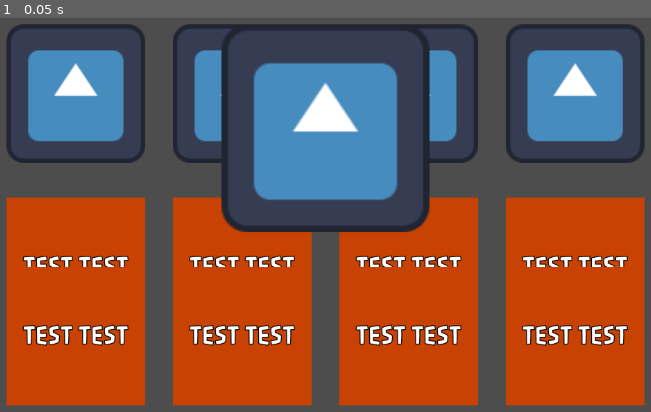
Above: before the commit, frame 1.
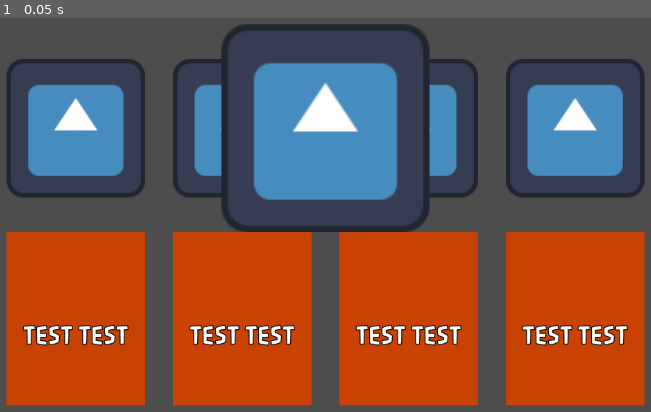
Above: after the commit, the same moment.

Repository: Saylopong/Capstone-UMGC
Game: Godot game, scene res://Scenes/Game_Manager/Game_Manager.tscn
Same seed, same stepped clock (60 frames per second), same inputs: the game is played once before the commit and once after it. Before the commit the project starts from res://Scenes/Main/main.tscn. The engine's default icon, where the game draws it, is replaced by a stand-in: a white triangle on a blue panel in a dark square.
Inputs:
- Up to frame 1 (0.05 s): no input

The runs differ from the first frame. In frame 1, 17% of the frame differs, in the area x 0-100%, y 1-64%.
Error in both runs: Compile Error: Identifier not found: Array (res://Scripts/ASL)

Commit message:
Prep for Meeting 7/5
Create task list, slightly adjust code naming convention to make more sense.

Add correct Label/TextureRects to arrays in ASL_Quiz_UI

Adjusted comments to correctly explain ASL_Quiz_UI func and variables.

Adjusted image buttons and meaning buttons in ASL_Quiz_UI to run answer_picked(String) with corresponding player selection.

added StaticBody2D to newspaper and Tree w/ CollisionShape2D.

Diff:
--- /dev/null
+++ b/Capstone Project/capstone-project/Resources/ASL_Data_Set/DataBase1/ASL_D1.tres
@@ -0,0 +1,8 @@
+[gd_resource type="Resource" script_class="ASLDataBase" format=3 uid="uid://ckmf8sehdvrjr"]
+
+[ext_resource type="Script" uid="uid://4qu5sso38pu" path="res://Scripts/Data Classes/ASLSign/ASLSign.gd" id="1_dbyis"]
+[ext_resource type="Script" uid="uid://fsgmrsjdqu8d" path="res://Scripts/Data Classes/ASLDataBase/ASLDataBase.gd" id="2_g7to5"]
+
+[resource]
+script = ExtResource("2_g7to5")
+metadata/_custom_type_script = "uid://fsgmrsjdqu8d"
--- /dev/null
+++ b/Capstone Project/capstone-project/Resources/ASL_Data_Set/DataBase1/ASL_Signs_D1/A_Sign.tres
@@ -0,0 +1,10 @@
+[gd_resource type="Resource" script_class="ASLSign" format=3 uid="uid://dquxn1i7rctr2"]
+
+[ext_resource type="Texture2D" uid="uid://p51t2s4q3k3j" path="res://Resources/ASL_Data_Set/DataBase1/ASL_Signs_D1/ASL_Images_D1/TEST_ASL_SIGN.jpg" id="1_1lr3v"]
+[ext_resource type="Script" uid="uid://4qu5sso38pu" path="res://Scripts/Data Classes/ASLSign/ASLSign.gd" id="2_38cvy"]
+
+[resource]
+script = ExtResource("2_38cvy")
+meaning = "A"
+image = ExtResource("1_1lr3v")
+metadata/_custom_type_script = "uid://4qu5sso38pu"
--- a/Capstone Project/capstone-project/Scenes/ASL_UI/ASL_Learning/ASL_Learning_UI.gd
+++ b/Capstone Project/capstone-project/Scenes/ASL_UI/ASL_Learning/ASL_Learning_UI.gd
@@ -2,6 +2,7 @@
 class_name ASL_Learning_UI
 
 #IMAGES
+#The image
 @onready var asl_images: Array[TextureRect] = [
 	$"MarginContainer/VBoxContainer/Image Container/ASL_Image",
 	$"MarginContainer/VBoxContainer/Image Container/ASL_Image2",
--- a/Capstone Project/capstone-project/Scenes/ASL_UI/ASL_Learning/asl_learning_ui.tscn
+++ b/Capstone Project/capstone-project/Scenes/ASL_UI/ASL_Learning/asl_learning_ui.tscn
@@ -27,7 +27,7 @@
 grow_horizontal = 2
 grow_vertical = 2
 theme_override_constants/margin_left = 25
-theme_override_constants/margin_top = 25
+theme_override_constants/margin_top = 75
 theme_override_constants/margin_right = 25
 theme_override_constants/margin_bottom = 25
 
--- a/Capstone Project/capstone-project/Scenes/ASL_UI/ASL_Quiz/ASL_Quiz_UI.gd
+++ b/Capstone Project/capstone-project/Scenes/ASL_UI/ASL_Quiz/ASL_Quiz_UI.gd
@@ -5,36 +5,49 @@
 #PLAYER IS GIVEN A MEANING AND CLICKS ONE OF 4 CORRESPONDING IMAGES
 #-----------------------------------------------------------
 #ASL MEANINING
-@onready var image_question: Label = $Image_Question
+@onready var meaning_prompt: Label = $MarginContainer/VBoxContainer/Question_Prompts/txt_background/Meaning_Prompt
 #4 DIFFERENT IMAGES CONTAINED W/IN BUTTONS
 @onready var image_buttons: Array[Button] = [
+	$"MarginContainer/VBoxContainer/Answer_Buttons/Image Button Container/Button_I_A/I_A",
+	$"MarginContainer/VBoxContainer/Answer_Buttons/Image Button Container/Button_I_B/I_B",
+	$"MarginContainer/VBoxContainer/Answer_Buttons/Image Button Container/Button_I_C/I_C",
+	$"MarginContainer/VBoxContainer/Answer_Buttons/Image Button Container/Button_I_D/I_D"
 ]
+#this var is only used to help hide/show meaning_prompt label as needed
+@onready var mp_background: ColorRect = $MarginContainer/VBoxContainer/Question_Prompts/MP_background
+
 
 #REQUIRED TO MAKE A IMAGE_QUESTION
 #PLAYER SEE'S IMAGE AND CLICKS ON ONE OF 4 CORRESPONDING MEANINGS
 #-----------------------------------------------------------
 #ASL SIGN IMAGE
-@onready var meaning_question: TextureRect = $MarginContainer/Meaning_Question
-#4 DIFFERENT MEANING AND CORRESPONDING BUTTONS
+@onready var image_prompt: TextureRect = $MarginContainer/VBoxContainer/Question_Prompts/Image_Prompt
+#4 DIFFERENT MEANINGS
 @onready var meaning_labels: Array[Label] = [
+	$"MarginContainer/VBoxContainer/Answer_Buttons/Meaining ButtonContainer/Button_M_A/Meaning_A",
+	$"MarginContainer/VBoxContainer/Answer_Buttons/Meaining ButtonContainer/Button_M_B/Meaning_B",
+	$"MarginContainer/VBoxContainer/Answer_Buttons/Meaining ButtonContainer/Button_M_C/Meaning_C",
+	$"MarginContainer/VBoxContainer/Answer_Buttons/Meaining ButtonContainer/Button_M_D/Meaning_D"
 ]
-@onready var meaning_buttons: Array[Button] = [
-]
-#assign an int from 0-3 that corresponds to what button the player
-#must choose to get the answer correct.
+
+#assign "A","B","C",or "D" to correct_answer
 #Example:
 #Question? Answers: A, B, C, D
-#If correct answer is B - assign 1 to correct_answer
-#If correct answer is D - assign 3 to correct_answer
-var correct_asnwer: int
+#If correct answer is B - assign "B" to correct_answer
+#If correct answer is D - assign "D" to correct_answer
+var correct_asnwer: String
+
+#incremented upon player answering a quiz question correctly.
+#should be reset to 0 upon finishing quiz
+var answered_correctly: int = 0
 
 #Used to show
-func quiz_image():
+func make_IP_question():
 	#create a quiz with an image as prompt
 	#assign correct meaning (index 0)
 	pass
 
-func quiz_meaning():
+func make_meaning_question():
 	#create a quiz with a meaning as prompt
 	#assign correct image (index 0)
 	pass
@@ -43,31 +56,35 @@
 	for ASLQuestion in quiz_questions:
 		randomize_question_type(ASLQuestion)
 
+	#need to emit signal here through signal hub that tells game_manager
+	#how many questions were answered correctly
+
 func randomize_question_type(question: ASLQuestion):
-	#cycles through question_array, randomly picking an image or meaning question.
-	#increases quiz_index by one each time
+	#randomly creates an image question or meaning question
 	pass
 
-func answer_picked():
+func answer_picked(selected_answer: String):
+	#should compare selected answer to correct and should increment
+	#answered_correctly by 1
 	pass
 
 
 #Image_Buttons used for Meaning Questions
 func _on_image_d_pressed() -> void:
-	pass # Replace with function body.
+	answer_picked("D")
 func _on_image_c_pressed() -> void:
-	pass # Replace with function body.
+	answer_picked("C")
 func _on_image_b_pressed() -> void:
-	pass # Replace with function body.
+	answer_picked("B")
 func _on_image_a_pressed() -> void:
-	pass # Replace with function body.
+	answer_picked("A")
 
 #Meaning_Buttons used for Image Questions
 func _on_m_button_d_pressed() -> void:
-	pass # Replace with function body.
+	answer_picked("D")
 func _on_m_button_c_pressed() -> void:
-	pass # Replace with function body.
+	answer_picked("C")
 func _on_m_button_b_pressed() -> void:
-	pass # Replace with function body.
+	answer_picked("B")
 func _on_m_button_a_pressed() -> void:
-	pass # Replace with function body.
+	answer_picked("A")
--- a/Capstone Project/capstone-project/Scenes/ASL_UI/ASL_Quiz/ASL_Quiz_UI.tscn
+++ b/Capstone Project/capstone-project/Scenes/ASL_UI/ASL_Quiz/ASL_Quiz_UI.tscn
@@ -53,14 +53,14 @@
 size_flags_vertical = 4
 texture = ExtResource("2_xmi04")
 
-[node name="txt_background" type="ColorRect" parent="MarginContainer/VBoxContainer/Question_Prompts" unique_id=196985754]
+[node name="MP_background" type="ColorRect" parent="MarginContainer/VBoxContainer/Question_Prompts" unique_id=196985754]
 visible = false
 custom_minimum_size = Vector2(600, 200)
 layout_mode = 2
 size_flags_horizontal = 4
 color = Color(0.7810797, 0.26018548, 0.011835737, 1)
 
-[node name="Meaning_Prompt" type="Label" parent="MarginContainer/VBoxContainer/Question_Prompts/txt_background" unique_id=1363659292]
+[node name="Meaning_Prompt" type="Label" parent="MarginContainer/VBoxContainer/Question_Prompts/MP_background" unique_id=1363659292]
 custom_minimum_size = Vector2(200, 200)
 layout_mode = 1
 anchors_preset = 15
@@ -97,7 +97,7 @@
 size_flags_horizontal = 4
 color = Color(0.7810797, 0.26018548, 0.011835737, 1)
 
-[node name="Meaning" type="Label" parent="MarginContainer/VBoxContainer/Answer_Buttons/Meaining ButtonContainer/Button_M_A" unique_id=1629879692]
+[node name="Meaning_A" type="Label" parent="MarginContainer/VBoxContainer/Answer_Buttons/Meaining ButtonContainer/Button_M_A" unique_id=1629879692]
 custom_minimum_size = Vector2(200, 200)
 layout_mode = 1
 anchors_preset = 8
@@ -131,7 +131,7 @@
 size_flags_horizontal = 4
 color = Color(0.7810797, 0.26018548, 0.011835737, 1)
 
-[node name="Meaning2" type="Label" parent="MarginContainer/VBoxContainer/Answer_Buttons/Meaining ButtonContainer/Button_M_B" unique_id=783148774]
+[node name="Meaning_B" type="Label" parent="MarginContainer/VBoxContainer/Answer_Buttons/Meaining ButtonContainer/Button_M_B" unique_id=783148774]
 custom_minimum_size = Vector2(200, 200)
 layout_mode = 1
 anchors_preset = 8
@@ -165,41 +165,41 @@
 size_flags_horizontal = 4
 color = Color(0.7810797, 0.26018548, 0.011835737, 1)
 
-[node name="Meaning3" type="Label" parent="MarginContainer/VBoxContainer/Answer_Buttons/Meaining ButtonContainer/Button_M_C" unique_id=164161415]
-custom_minimum_size = Vector2(200, 200)
-layout_mode = 1
-anchors_preset = 8
-anchor_left = 0.5
-anchor_top = 0.5
-anchor_right = 0.5
-anchor_bottom = 0.5
-offset_left = -100.0
-offset_top = -100.0
-offset_right = 100.0
-offset_bottom = 100.0
-grow_horizontal = 2
-grow_vertical = 2
-size_flags_horizontal = 4
-text = "TEST TEST"
-label_settings = SubResource("LabelSettings_w47pl")
-horizontal_alignment = 1
-vertical_alignment = 1
-autowrap_mode = 3
-
-[node name="Button_M_C2" type="Button" parent="MarginContainer/VBoxContainer/Answer_Buttons/Meaining ButtonContainer" unique_id=1240275310]
-custom_minimum_size = Vector2(200, 200)
-layout_mode = 2
-size_flags_horizontal = 4
-
-[node name="txt_background" type="ColorRect" parent="MarginContainer/VBoxContainer/Answer_Buttons/Meaining ButtonContainer/Button_M_C2" unique_id=839849921]
-custom_minimum_size = Vector2(200, 200)
-layout_mode = 0
-offset_right = 200.0
-offset_bottom = 200.0
-size_flags_horizontal = 4
-color = Color(0.7810797, 0.26018548, 0.011835737, 1)
-
-[node name="Meaning4" type="Label" parent="MarginContainer/VBoxContainer/Answer_Buttons/Meaining ButtonContainer/Button_M_C2" unique_id=1340125968]
+[node name="Meaning_C" type="Label" parent="MarginContainer/VBoxContainer/Answer_Buttons/Meaining ButtonContainer/Button_M_C" unique_id=164161415]
+custom_minimum_size = Vector2(200, 200)
+layout_mode = 1
+anchors_preset = 8
+anchor_left = 0.5
+anchor_top = 0.5
+anchor_right = 0.5
+anchor_bottom = 0.5
+offset_left = -100.0
+offset_top = -100.0
+offset_right = 100.0
+offset_bottom = 100.0
+grow_horizontal = 2
+grow_vertical = 2
+size_flags_horizontal = 4
+text = "TEST TEST"
+label_settings = SubResource("LabelSettings_w47pl")
+horizontal_alignment = 1
+vertical_alignment = 1
+autowrap_mode = 3
+
+[node name="Button_M_D" type="Button" parent="MarginContainer/VBoxContainer/Answer_Buttons/Meaining ButtonContainer" unique_id=1240275310]
+custom_minimum_size = Vector2(200, 200)
+layout_mode = 2
+size_flags_horizontal = 4
+
+[node name="txt_background" type="ColorRect" parent="MarginContainer/VBoxContainer/Answer_Buttons/Meaining ButtonContainer/Button_M_D" unique_id=839849921]
+custom_minimum_size = Vector2(200, 200)
+layout_mode = 0
+offset_right = 200.0
+offset_bottom = 200.0
+size_flags_horizontal = 4
+color = Color(0.7810797, 0.26018548, 0.011835737, 1)
+
+[node name="Meaning_D" type="Label" parent="MarginContainer/VBoxContainer/Answer_Buttons/Meaining ButtonContainer/Button_M_D" unique_id=1340125968]
 custom_minimum_size = Vector2(200, 200)
 layout_mode = 1
 anchors_preset = 8
--- /dev/null
+++ b/Capstone Project/capstone-project/Scenes/Game_Manager/Game_Manager.tscn
@@ -0,0 +1,14 @@
+[gd_scene format=3 uid="uid://c5g8ymxdt2tl0"]
+
+[ext_resource type="Script" uid="uid://ks4naebwkjhy" path="res://Scenes/Game_Manager/Game_Manager.gd" id="1_sbmqd"]
+[ext_resource type="Resource" uid="uid://ckmf8sehdvrjr" path="res://Resources/ASL_Data_Set/DataBase1/ASL_D1.tres" id="2_r76x8"]
+[ext_resource type="PackedScene" uid="uid://1rf4n5ajaipo" path="res://Scenes/ASL_UI/ASL_Learning/asl_learning_ui.tscn" id="3_kfri6"]
+[ext_resource type="PackedScene" uid="uid://cxkpsebnd05at" path="res://Scenes/ASL_UI/ASL_Quiz/ASL_Quiz_UI.tscn" id="4_2eqbm"]
+
+[node name="Game_Manager" type="Node" unique_id=1638152063]
+script = ExtResource("1_sbmqd")
+database1 = ExtResource("2_r76x8")
+
+[node name="ASL_Learning_UI" parent="." unique_id=603574902 instance=ExtResource("3_kfri6")]
+
+[node name="ASL_Quiz_UI" parent="." unique_id=676744762 instance=ExtResource("4_2eqbm")]
--- a/Capstone Project/capstone-project/Scenes/Main/main.tscn
+++ /dev/null
@@ -1,12 +0,0 @@
-[gd_scene format=3 uid="uid://c5g8ymxdt2tl0"]
-
-[ext_resource type="Script" uid="uid://ks4naebwkjhy" path="res://Scenes/Main/Game_Manager.gd" id="1_1r6ip"]
-[ext_resource type="PackedScene" uid="uid://1rf4n5ajaipo" path="res://Scenes/ASL_UI/ASL_Learning/asl_learning_ui.tscn" id="2_lixft"]
-[ext_resource type="PackedScene" uid="uid://cxkpsebnd05at" path="res://Scenes/ASL_UI/ASL_Quiz/ASL_Quiz_UI.tscn" id="3_qw60k"]
-
-[node name="Main" type="Node" unique_id=1638152063]
-script = ExtResource("1_1r6ip")
-
-[node name="ASL_Learning_UI" parent="." unique_id=603574902 instance=ExtResource("2_lixft")]
-
-[node name="ASL_Quiz_UI" parent="." unique_id=676744762 instance=ExtResource("3_qw60k")]
--- a/Capstone Project/capstone-project/Scenes/News_Paper/news_paper.tscn
+++ b/Capstone Project/capstone-project/Scenes/News_Paper/news_paper.tscn
@@ -3,6 +3,8 @@
 [ext_resource type="Script" uid="uid://cotbtrx1ya2c6" path="res://Scenes/News_Paper/news_paper.gd" id="1_0bh73"]
 
 [sub_resource type="RectangleShape2D" id="RectangleShape2D_6v6e5"]
+
+[sub_resource type="CircleShape2D" id="CircleShape2D_0bh73"]
 
 [node name="News_Paper" type="Area2D" unique_id=2007129299]
 script = ExtResource("1_0bh73")
@@ -10,5 +12,12 @@
 [node name="CollisionShape2D" type="CollisionShape2D" parent="." unique_id=1726846352]
 shape = SubResource("RectangleShape2D_6v6e5")
 
+[node name="Sprite2D" type="Sprite2D" parent="." unique_id=2080265463]
+
+[node name="StaticBody2D" type="StaticBody2D" parent="." unique_id=417541541]
+
+[node name="CollisionShape2D" type="CollisionShape2D" parent="StaticBody2D" unique_id=454639152]
+shape = SubResource("CircleShape2D_0bh73")
+
 [connection signal="body_entered" from="." to="." method="_on_body_entered"]
 [connection signal="body_exited" from="." to="." method="_on_body_exited"]
--- a/Capstone Project/capstone-project/Scenes/User_Interface/User_Interface.tscn
+++ b/Capstone Project/capstone-project/Scenes/Pause_UI/Pause_UI.tscn
@@ -1,6 +1,6 @@
 [gd_scene format=3 uid="uid://c1gey82wwp6py"]
 
-[node name="User_Interface" type="Control" unique_id=888389429]
+[node name="Pause_UI" type="Control" unique_id=888389429]
 layout_mode = 3
 anchors_preset = 15
 anchor_right = 1.0
--- a/Capstone Project/capstone-project/Scenes/Tree/Tree.tscn
+++ b/Capstone Project/capstone-project/Scenes/Tree/Tree.tscn
@@ -4,6 +4,8 @@
 [ext_resource type="Texture2D" uid="uid://c0jrncv38c702" path="res://Resources/PixelArt/TEST_Pixel_Trees.png" id="2_ot6bb"]
 
 [sub_resource type="CircleShape2D" id="CircleShape2D_ibkip"]
+
+[sub_resource type="CircleShape2D" id="CircleShape2D_hllwx"]
 
 [node name="Tree" type="Area2D" unique_id=626465503]
 script = ExtResource("1_hllwx")
@@ -32,5 +34,10 @@
 [node name="Interact_Zone" type="CollisionShape2D" parent="." unique_id=1859222873]
 shape = SubResource("CircleShape2D_ibkip")
 
+[node name="StaticBody2D" type="StaticBody2D" parent="." unique_id=1057188089]
+
+[node name="CollisionShape2D" type="CollisionShape2D" parent="StaticBody2D" unique_id=665942265]
+shape = SubResource("CircleShape2D_hllwx")
+
 [connection signal="body_entered" from="." to="." method="_on_body_entered"]
 [connection signal="body_exited" from="." to="." method="_on_body_exited"]
--- a/Capstone Project/capstone-project/Scripts/ASL Sign Generators/ASLQuestion/ASLQuestion.gd
+++ b/Capstone Project/capstone-project/Scripts/ASL Sign Generators/ASLQuestion/ASLQuestion.gd
@@ -5,12 +5,14 @@
 #It uses these signs to generate different ASLSign Arrays for ASLQuiz
 
 #Generates an array of ASL signs
-#Correct sign is always index 0 in question_array
+#Correct answer sign is always index 0 in question_array
 static func generate_question(database: ASLDataBase) -> Array[ASLSign]:
 	var question_array = Array[ASLSign]
-
+	#Add correct answer to index 0
 	question_array.append(generate_correct_sign(database))
-	#Need to generate a randomized ASL sign array
+	#Add random ASLSigns to index 1,2, and 3
+	for i in range(3):
+		question_array.append(generate_random(database,question_array.get(0)))
 	return question_array
 
 #Intended for private use
@@ -19,8 +21,6 @@
 	var correct_sign: ASLSign = database.pickrandom()
 
 	while (correct_sign.is_unlocked == false):
-		#May not be optimal, this could be replaced by knowing the index
-		#ranges of difficulty levels insdie of ASLDataBase
 		correct_sign = database.pick_random()
 
 	return correct_sign
--- a/Capstone Project/capstone-project/Scripts/Data Classes/ASLSign/ASLSign.gd
+++ b/Capstone Project/capstone-project/Scripts/Data Classes/ASLSign/ASLSign.gd
@@ -1,8 +1,8 @@
 extends Resource
 class_name ASLSign
 
-#Represents one ASLQuestion
+#Represents one ASLSign
 
-var meaning: String
-var image: Texture2D
-var is_unlocked: bool
+@export var meaning: String
+@export var image: Texture2D
+@export var is_unlocked: bool
--- a/Capstone Project/capstone-project/Scripts/Scene_Transitioner/Scene_transitioner.gd
+++ b/Capstone Project/capstone-project/Scripts/Scene_Transitioner/Scene_transitioner.gd
@@ -1,12 +1,7 @@
 extends Node
 
-const MAIN: PackedScene = preload("uid://c5g8ymxdt2tl0")
 const FARM: PackedScene = preload("uid://cs667hsowc61p")
 const HOME: PackedScene = preload("uid://dcjicbbaddqtb")
-
-func main_transition() -> void:
-	#transition current scen to MAIN
-	get_tree().change_scene_to_packed(MAIN)
 
 func home_transition() -> void:
 	#transition current scen to HOME
Binary file added: Capstone Project/capstone-project/Resources/ASL_Data_Set/DataBase1/ASL_Signs_D1/ASL_Images_D1/TEST_ASL_SIGN.jpg
Not shown, added: Capstone Project/capstone-project/Resources/ASL_Data_Set/DataBase1/ASL_Signs_D1/ASL_Images_D1/TEST_ASL_SIGN.jpg.import
Renamed: Capstone Project/capstone-project/Scenes/Main/Game_Manager.gd -> Capstone Project/capstone-project/Scenes/Game_Manager/Game_Manager.gd
Renamed: Capstone Project/capstone-project/Scenes/Main/Game_Manager.gd.uid -> Capstone Project/capstone-project/Scenes/Game_Manager/Game_Manager.gd.uid
Not shown, changed: Week 4/Skeleton_Code_Change_Suggestions.docx
Not shown, added: Week 4/Tasks.docx
